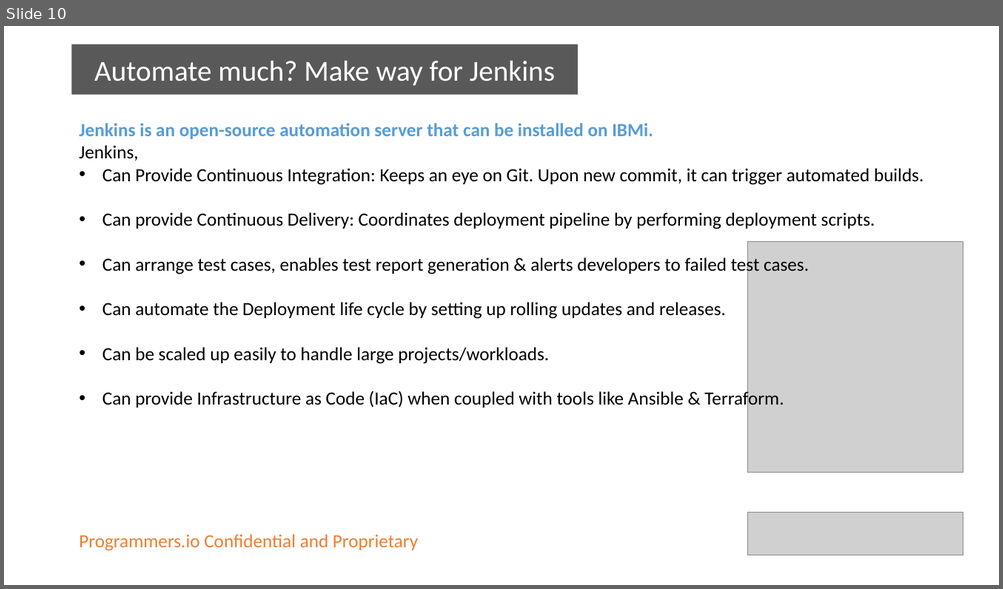
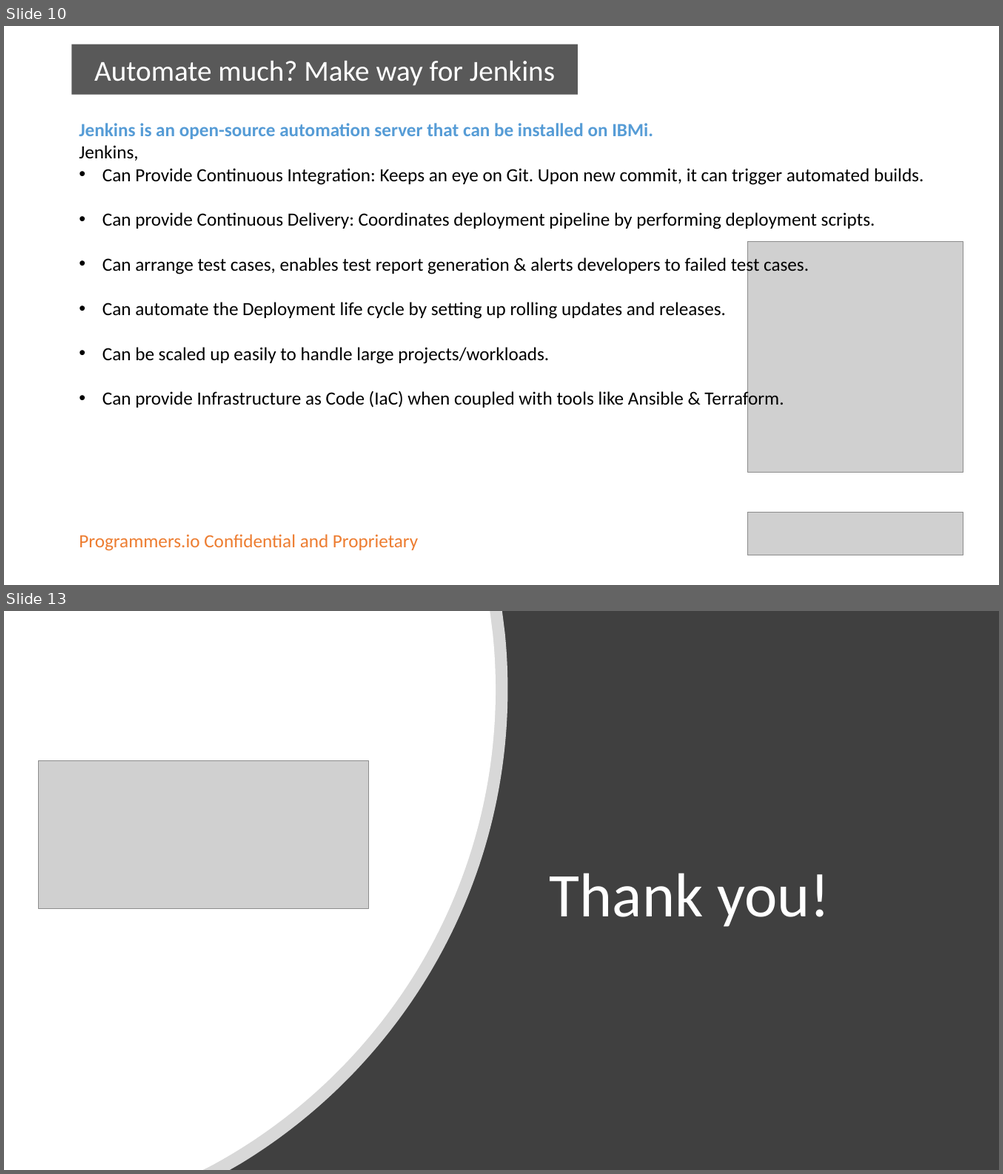
Before and after one commit to ravisankar-PIO/devopsonibmi, a slide deck: DevOps on IBMi.pptx. Shown one above the other, each under a label of ours: slide 10 before the commit, slides 10 and 13 after it; the slides between them are not shown. The pictures are 1003x589 and 1003x1174 pixels, drawn with LibreOffice and Linux fonts; fonts in the diff are those of the drawing; grey boxes stand for pictures. Boxes give left, top, right and bottom in pixels: in the first picture for what was removed or moved away, otherwise in the second. Text is boxed around its words. In the diff, an @@ line names an element or a change of style, - is before the commit and + after.

```diff
--- a/DevOps on IBMi.pptx
+++ b/DevOps on IBMi.pptx
@@ slide 13 added at bbox=[4, 611, 999, 1170], background #FFFFFF @@
@@ rectangle added at bbox=[4, 611, 999, 1170], fill #404040 @@
@@ freeform shape added at bbox=[4, 611, 508, 1170], fill #FFFFFF at 80% opacity @@
@@ freeform shape added at bbox=[4, 611, 495, 1170], fill #FFFFFF @@
@@ picture added at bbox=[38, 761, 369, 909] @@
@@ text added at bbox=[549, 873, 830, 927], 60 pt, text #FFFFFF @@
+Thank you!
```
Also in this commit, not shown: 2 slides changed, 1 other slide added, 1 slide removed, 1 other file.
